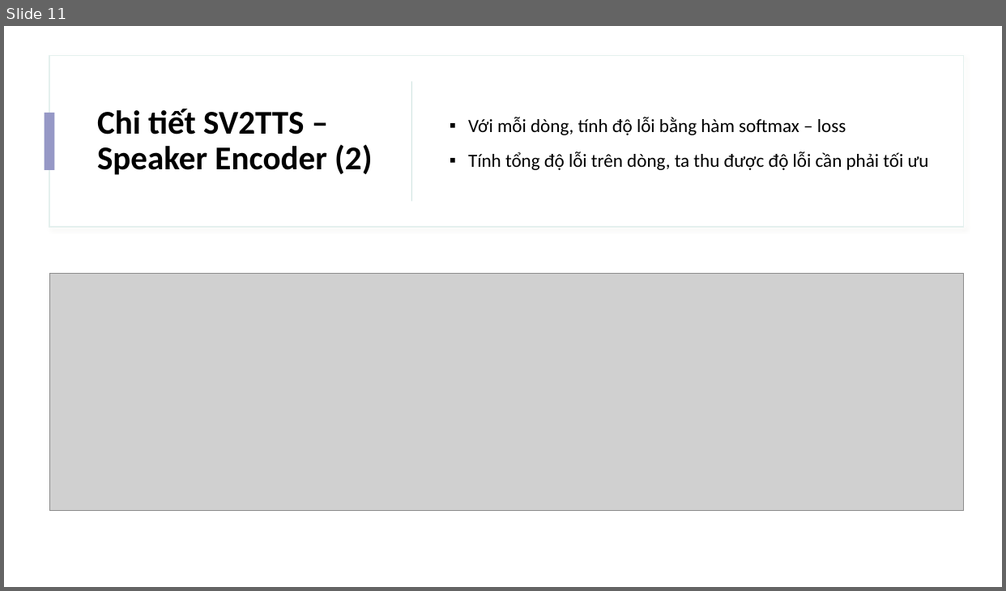
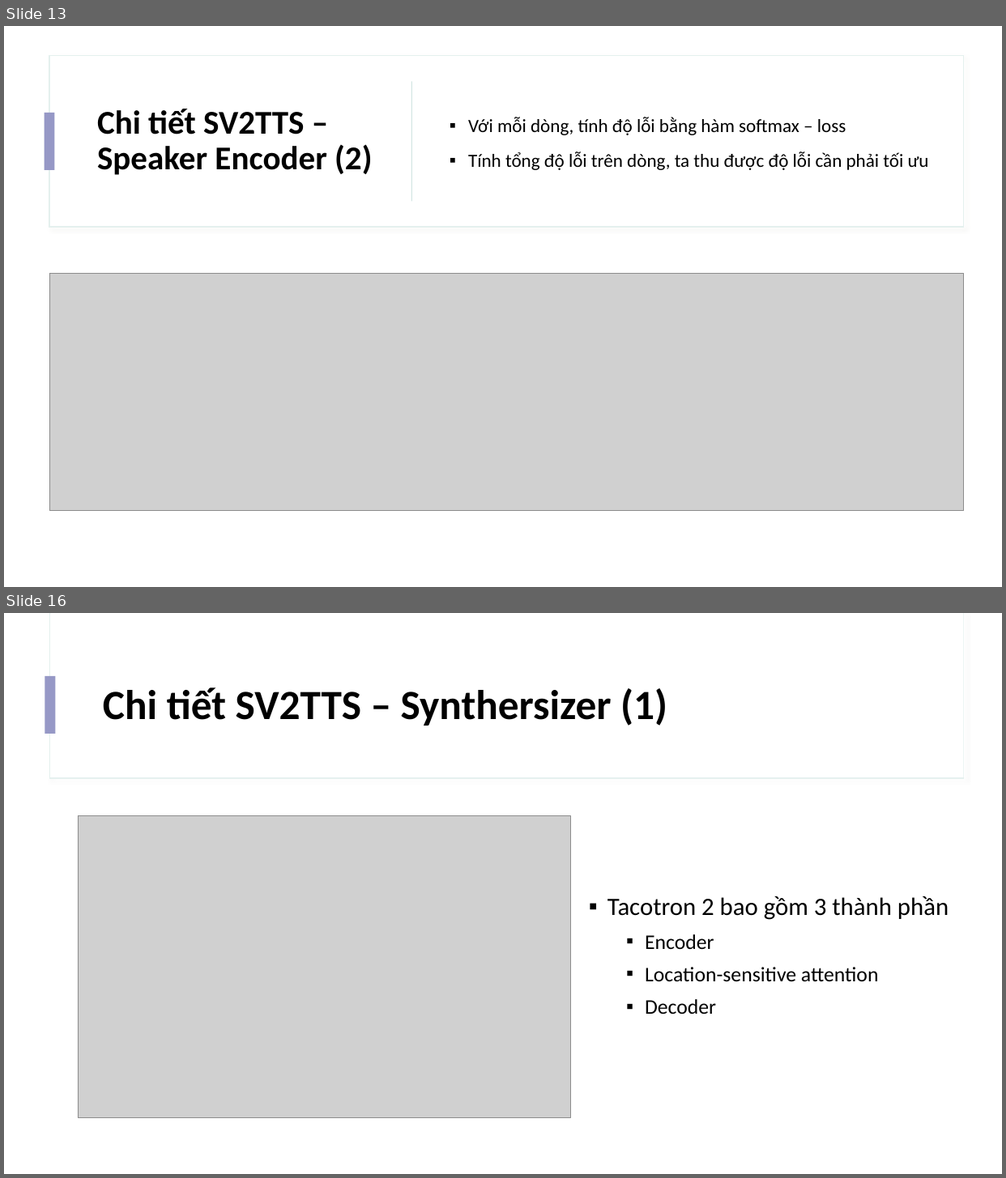
Before and after one commit to IrisStream/Machine-Learning, a slide deck: Voice_Cloning/Slide.pptx. Shown one above the other, each under a label of ours: slide 11 before the commit, slides 13 and 16 after it; the slides between them are not shown. The pictures are 1006x591 and 1006x1178 pixels, drawn with LibreOffice and Linux fonts; fonts in the diff are those of the drawing; grey boxes stand for pictures. Boxes give left, top, right and bottom in pixels: in the first picture for what was removed or moved away, otherwise in the second. Text is boxed around its words. In the diff, an @@ line names an element or a change of style, - is before the commit and + after.

```diff
--- a/Voice_Cloning/Slide.pptx
+++ b/Voice_Cloning/Slide.pptx
@@ slide 16 added at <box>4,613,1002,1174</box>, background #FFFFFF @@
@@ rectangle added at <box>4,613,1002,1174</box>, fill #FFFFFF @@
@@ rectangle added at <box>49,613,964,778</box>, fill #FFFFFF, outline #E4F0EE 1 pt @@
@@ rectangle added at <box>50,613,964,777</box>, fill #FFFFFF @@
@@ rectangle added at <box>45,676,56,734</box>, fill #9698C6 @@
@@ title added at <box>103,688,667,726</box>, 40 pt, text #000000, bold @@
+Chi tiết SV2TTS – Synthersizer (1)
@@ picture added at <box>78,815,570,1118</box> @@
@@ text added at <box>607,897,948,1014</box>, 20 pt, text #000000 @@
+▪ Tacotron 2 bao gồm 3 thành phần
+  ▪ Encoder
+  ▪ Location-sensitive attention
+  ▪ Decoder
@@ what was slide 11 is now slide 13 @@
```
Also in this commit, not shown: 2 slides changed, 6 other slides added.
